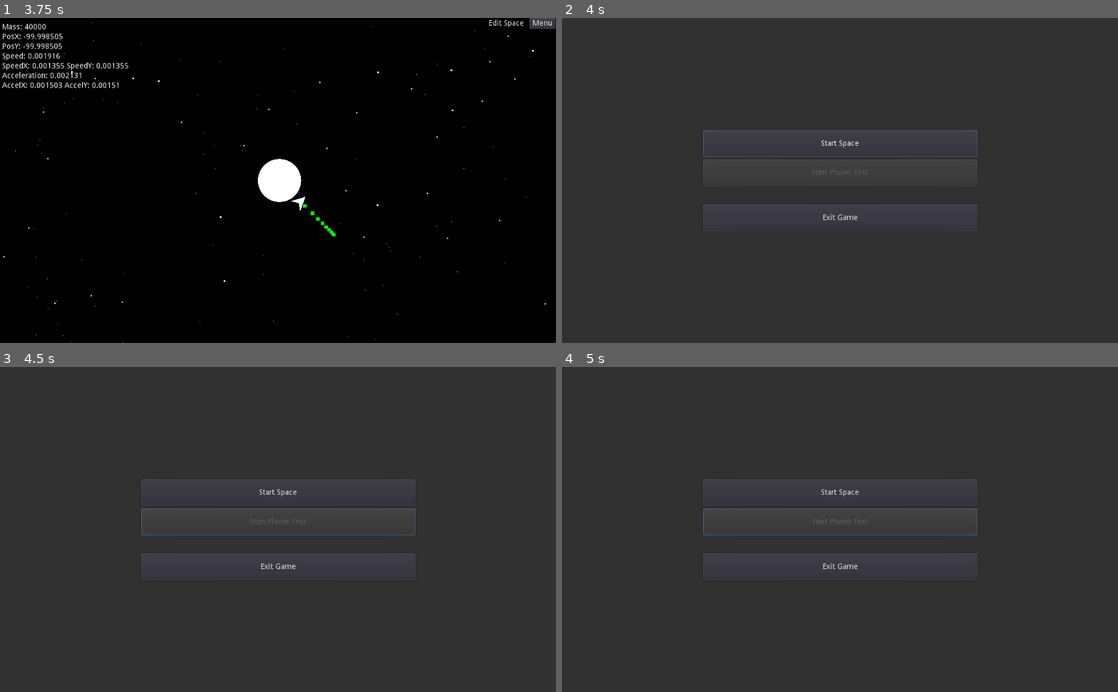
Above: before the commit, frames 1-4 (two rows, left to right).
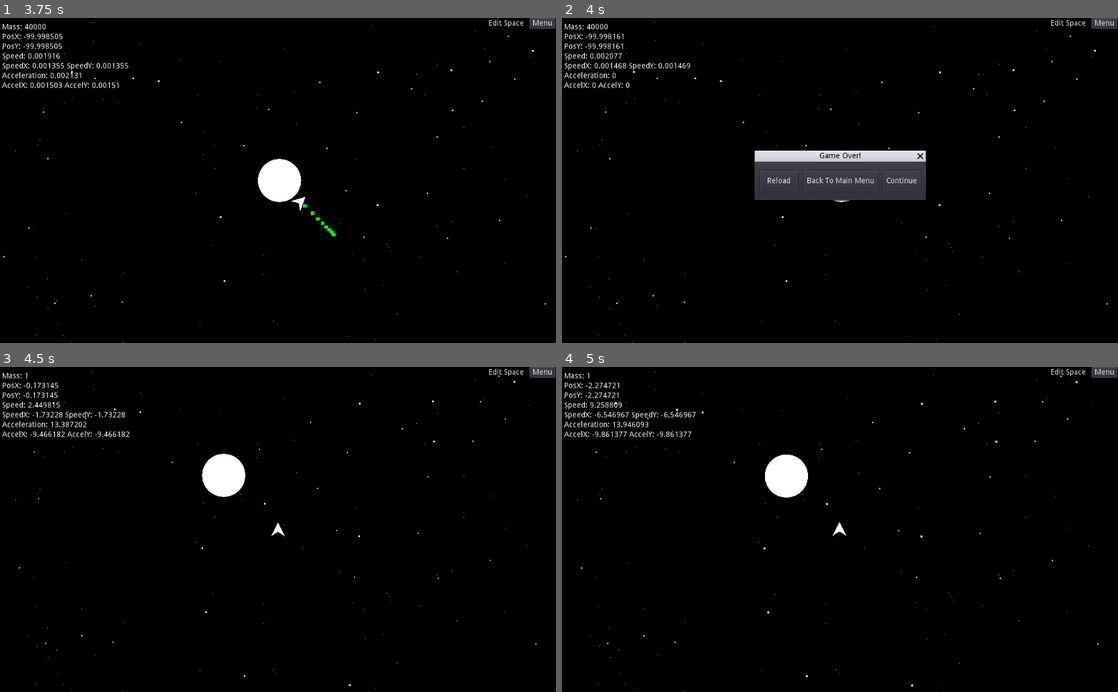
Above: after the commit, the same moments.

Repository: CallMeGenevieve/Starbounce
Game: Godot game, scene res://scenes/MainMenu/MainMenu.tscn
The game is run twice, just before and just after one commit, with the same random seed, the same clock (stepped at 60 frames per second) and the same inputs.
Inputs (mouse positions are in pixels of both pictures, inside the frame that each line leads up to):
- Up to frame 1 (3.75 s): click "Start Space" at 0.5 s; click "Edit Space" at 1.25 s; click "Menu" at 2 s; hold Right (turn_ship_right) 2.78-3.53 s; tap Tab (switch_focus) at 2.85 s; hold Left (turn_ship_left) from 3.53 s (still down); tap Down (break_ship) at 3.6 s
- Up to frame 2 (4 s): keep holding Left (turn_ship_left); tap Tab (switch_focus) at 3.8 s
- Up to frame 3 (4.5 s): release Left (turn_ship_left) at 4.25 s; click (216, 529) at 4.25 s, where only the run after the commit has a clickable "Reload"
- Up to frame 4 (5 s): no input

Frame 1 is identical in both runs. In frame 2, 96% of the frame differs, in the area x 0-100%, y 0-100%; in frame 3, 100%; in frame 4, 100%.

Commit message:
Improve Game Over

Diff:
--- a/scenes/Camera/UI.tscn
+++ b/scenes/Camera/UI.tscn
@@ -77,6 +77,7 @@
 text = "Menu"
 
 [node name="PlanetEditor" type="PanelContainer" parent="."]
+visible = false
 anchor_left = 1.0
 anchor_top = 0.5
 anchor_right = 1.0
@@ -302,6 +303,60 @@
 popup_exclusive = true
 window_title = "CAUTION"
 dialog_text = "You can't delete the space ship!"
+
+[node name="GameOverDialogue" type="WindowDialog" parent="."]
+anchor_left = 0.5
+anchor_top = 0.5
+anchor_right = 0.5
+anchor_bottom = 0.5
+margin_left = -157.5
+margin_top = -35.5
+margin_right = 157.5
+margin_bottom = 35.5
+window_title = "Game Over!"
+__meta__ = {
+"_edit_use_anchors_": false
+}
+
+[node name="ButtonReload" type="Button" parent="GameOverDialogue"]
+anchor_top = 0.5
+anchor_bottom = 0.5
+margin_left = 10.0
+margin_top = -19.0
+margin_right = 79.0
+margin_bottom = 19.0
+text = "Reload"
+__meta__ = {
+"_edit_use_anchors_": false
+}
+
+[node name="ButtonMainMenu" type="Button" parent="GameOverDialogue"]
+anchor_left = 0.5
+anchor_top = 0.5
+anchor_right = 0.5
+anchor_bottom = 0.5
+margin_left = -68.0
+margin_top = -19.0
+margin_right = 68.0
+margin_bottom = 19.0
+text = "Back To Main Menu"
+__meta__ = {
+"_edit_use_anchors_": false
+}
+
+[node name="ButtonContinue" type="Button" parent="GameOverDialogue"]
+anchor_left = 1.0
+anchor_top = 0.5
+anchor_right = 1.0
+anchor_bottom = 0.5
+margin_left = -79.0
+margin_top = -19.0
+margin_right = -10.0
+margin_bottom = 19.0
+text = "Continue"
+__meta__ = {
+"_edit_use_anchors_": false
+}
 [connection signal="pressed" from="HBoxContainer/AccessPauseMenuButton" to="." method="_on_AccessPauseMenuButton_pressed"]
 [connection signal="value_changed" from="PlanetEditor/VBoxContainer/ObjectMassEdit/Mass" to="." method="_on_Mass_value_changed"]
 [connection signal="value_changed" from="PlanetEditor/VBoxContainer/ScaleEdit/Scale" to="." method="_on_Scale_value_changed"]
@@ -314,3 +369,6 @@
 [connection signal="pressed" from="PlanetEditor/VBoxContainer/Buttons/ApplyButton" to="." method="_on_ApplyButton_pressed"]
 [connection signal="pressed" from="PlanetEditor/VBoxContainer/Buttons/DeleteButton" to="." method="_on_DeleteButton_pressed"]
 [connection signal="confirmed" from="CantDeleteHopeNotification" to="." method="_on_CantDeleteHopeNotification_confirmed"]
+[connection signal="pressed" from="GameOverDialogue/ButtonReload" to="." method="_on_ButtonReload_pressed"]
+[connection signal="pressed" from="GameOverDialogue/ButtonMainMenu" to="." method="_on_ButtonMainMenu_pressed"]
+[connection signal="pressed" from="GameOverDialogue/ButtonContinue" to="." method="_on_ButtonContinue_pressed"]
--- a/scenes/HopeShip/HopeShip.gd
+++ b/scenes/HopeShip/HopeShip.gd
@@ -17,6 +17,7 @@
 var index = 0
 var ui_node
 var positional_particles
+var crashed = false
 
 
 func _ready():
@@ -29,8 +30,9 @@
 	get_node("Positional Particles").rotation += self.angle_speed * delta
 	get_node("CollisionShape2D").rotation += self.angle_speed * delta
 
-	self.thrust.x = sin(get_node("Sprite").rotation) * self.thrust_power
-	self.thrust.y = -cos(get_node("Sprite").rotation) * self.thrust_power
+	if self.direction != 0:
+		self.thrust.x = sin(get_node("Sprite").rotation) * self.thrust_power
+		self.thrust.y = -cos(get_node("Sprite").rotation) * self.thrust_power
 
 	self.acceleration += self.thrust * self.direction
 
@@ -59,7 +61,7 @@
 
 # Called every frame. 'delta' is the elapsed time since the previous frame.
 func _process(delta):
-	if not get_parent().simulation_paused:
+	if not get_parent().simulation_paused and not self.crashed:
 		if Input.is_action_pressed("accelerate_ship") and not Input.is_action_pressed("break_ship"):
 			if self.direction != 1:
 				self.direction = 1
@@ -81,7 +83,11 @@
 
 func _on_HopeShip_area_entered(area):
 	if get_parent().edit_mode == 0:
-		get_tree().change_scene("res://scenes/MainMenu/MainMenu.tscn")
+		self.crashed = true
+		hide()
+		get_parent().get_space_objects()
+		get_parent().manage_camera()
+		get_parent().get_parent().get_node("PauseMenu/CanvasLayer/UI/GameOverDialogue").show_modal(true)
 
 
 func set_trail_colour(colour):
--- a/scenes/Space/SpaceObjects.gd
+++ b/scenes/Space/SpaceObjects.gd
@@ -18,6 +18,11 @@
 
 func get_space_objects():
 	self.all_space_objects = self.get_children()
+
+	# If the space ship has crashed, it shouldn't be included in gravity calculations
+	if self.all_space_objects[0].crashed:
+		self.all_space_objects.erase(all_space_objects[0])
+
 	self.amount_of_space_objects = len(all_space_objects)
 
 
@@ -90,14 +95,15 @@
 
 func manage_camera():
 	if self.active_camera_index >= self.amount_of_space_objects:
-		self.reset_camera_on_hopeship()
+		self.reset_camera()
 	else:
 		self.all_space_objects[self.active_camera_index].get_node("Camera2D").current = true
 
 
-func reset_camera_on_hopeship():
-	self.get_node("HopeShip/Camera2D").current = true
-	self.active_camera_index = 0
+func reset_camera():
+	if self.amount_of_space_objects > 0:
+		self.all_space_objects[0].get_node("Camera2D").current = true
+		self.active_camera_index = 0
 
 
 func create_space_object():
--- a/scenes/UI/UI.gd
+++ b/scenes/UI/UI.gd
@@ -120,3 +120,15 @@
 
 func _on_CantDeleteHopeNotification_confirmed():
 	_on_ApplyButton_pressed()
+
+
+func _on_ButtonReload_pressed():
+	get_tree().change_scene("res://scenes/Space/Space.tscn")
+
+
+func _on_ButtonMainMenu_pressed():
+	get_tree().change_scene("res://scenes/MainMenu/MainMenu.tscn")
+
+
+func _on_ButtonContinue_pressed():
+	$GameOverDialogue.hide()
